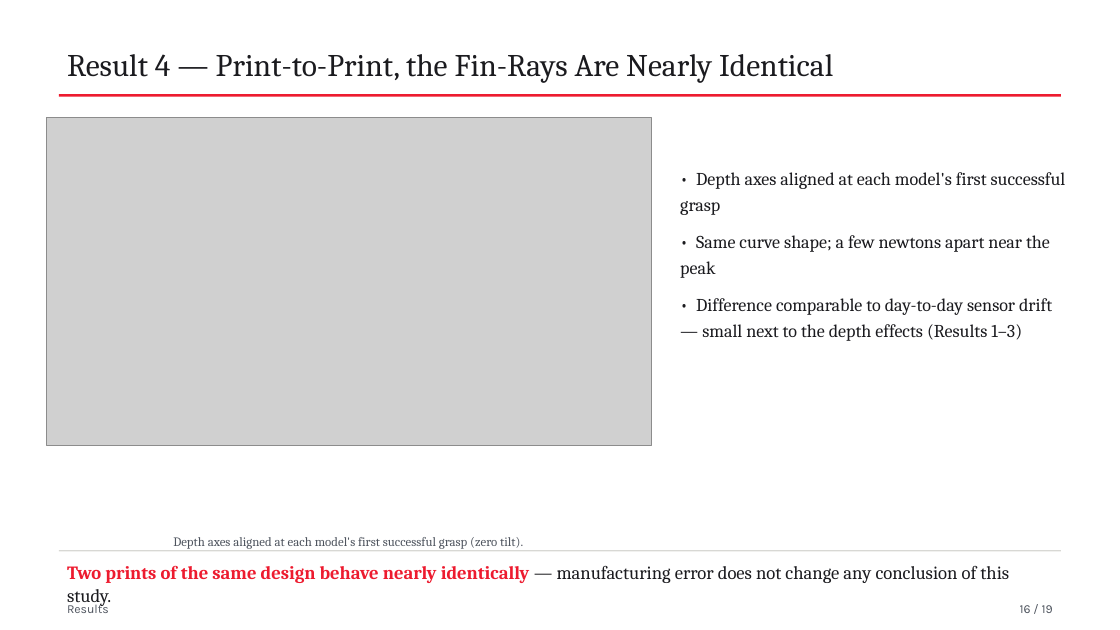
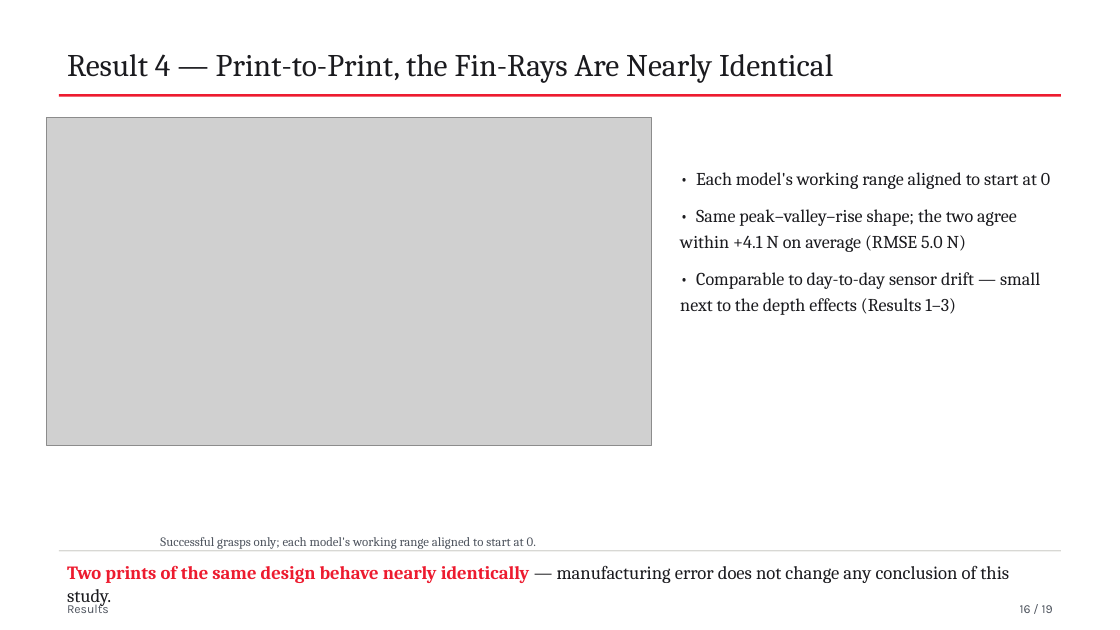
Before and after one commit to SNI22/crucible_lite, a slide deck: slide 16 of docs/seminar/MECH609_seminar.pptx. Drawn at 1120x630 pixels with LibreOffice and Linux fonts; fonts in the diff are those of the drawing; grey boxes stand for pictures. Boxes give left, top, right and bottom in pixels: in the first picture for what was removed or moved away, otherwise in the second. Text is boxed around its words. In the diff, an @@ line names an element or a change of style, - is before the commit and + after.

```diff
--- a/docs/seminar/MECH609_seminar.pptx
+++ b/docs/seminar/MECH609_seminar.pptx
@@ text at [680, 172, 1050, 315]: text changed @@
-• Depth axes aligned at each model's first successful grasp
-• Same curve shape; a few newtons apart near the peak
-• Difference comparable to day-to-day sensor drift — small next to the depth effects (Results 1–3)
+• Each model's working range aligned to start at 0
+• Same peak–valley–rise shape; the two agree within +4.1 N on average (RMSE 5.0 N)
+• Comparable to day-to-day sensor drift — small next to the depth effects (Results 1–3)
@@ text at [160, 537, 536, 549]: text changed @@
-Depth axes aligned at each model's first successful grasp (zero tilt).
+Successful grasps only; each model's working range aligned to start at 0.
```
Also in this commit, not shown: 2 other files.
